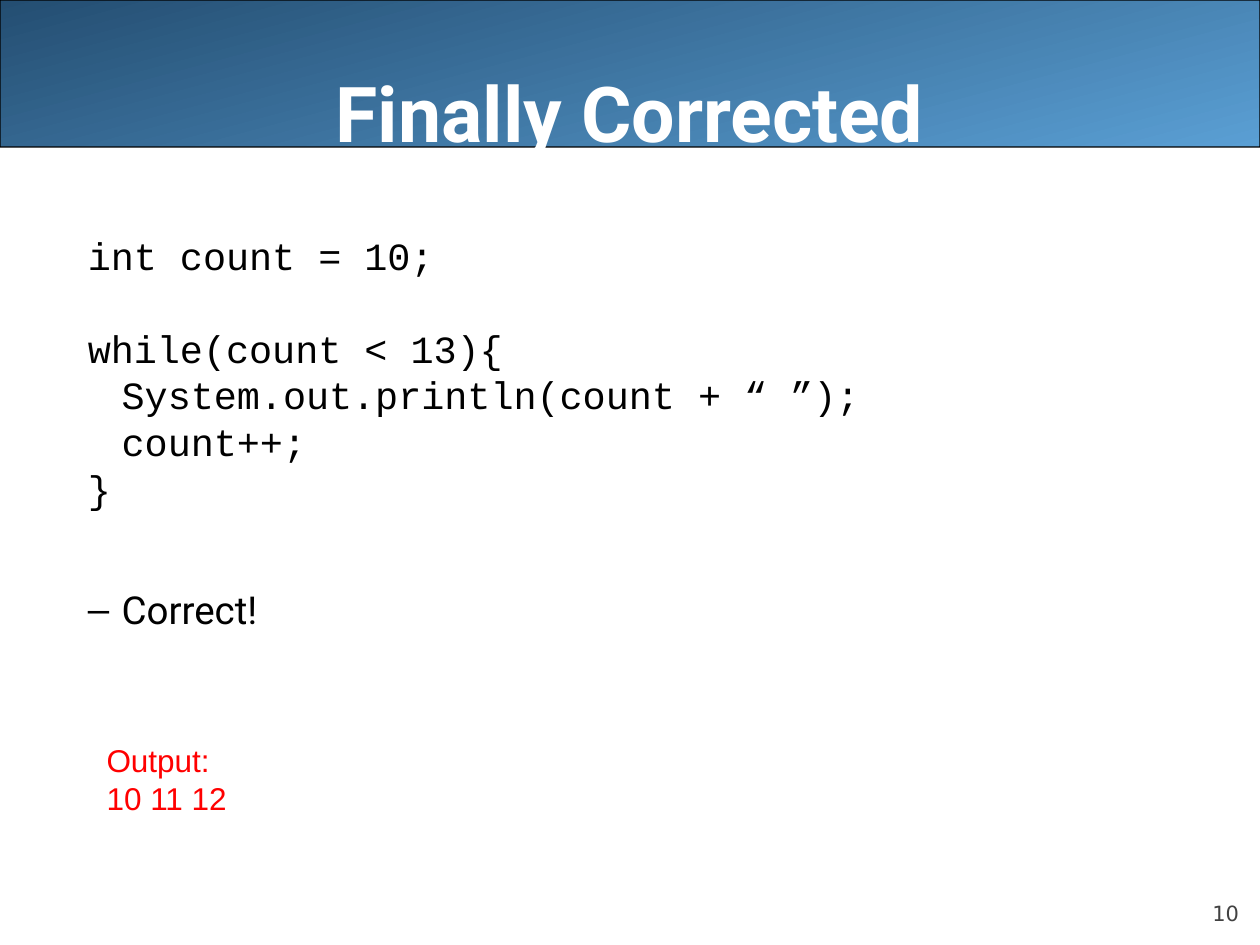
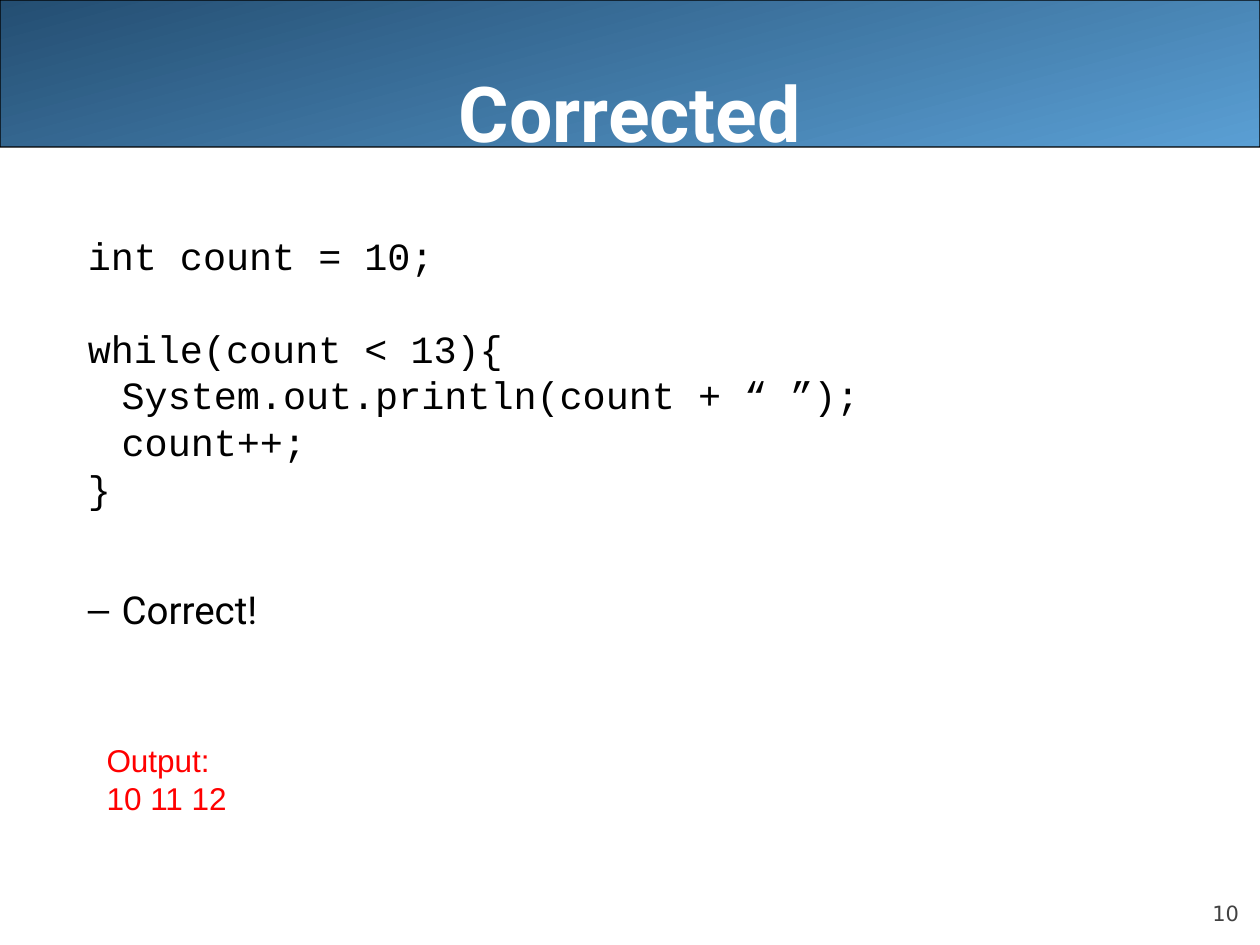
Before and after one commit to LongBaoNguyen/longbaonguyen.github.io, a slide deck: slide 10 of courses/apcsa/lecture10.ppt. Drawn at 1260x945 pixels with LibreOffice and Linux fonts; fonts in the diff are those of the drawing. Boxes give left, top, right and bottom in pixels: in the first picture for what was removed or moved away, otherwise in the second. Text is boxed around its words. In the diff, an @@ line names an element or a change of style, - is before the commit and + after.

```diff
--- a/courses/apcsa/lecture10.ppt
+++ b/courses/apcsa/lecture10.ppt
@@ title at (x1=459, y1=84, x2=801, y2=159): text changed @@
-Finally Corrected
+Corrected
```
Also in this commit, not shown: 7 other slides changed, 10 other files.
